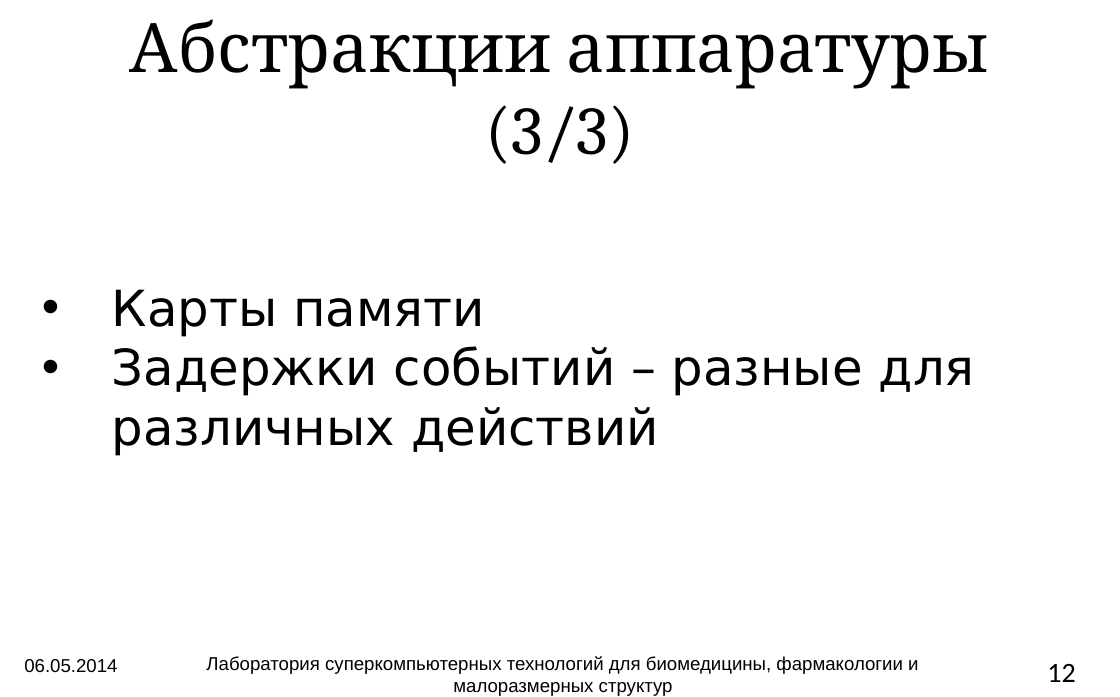
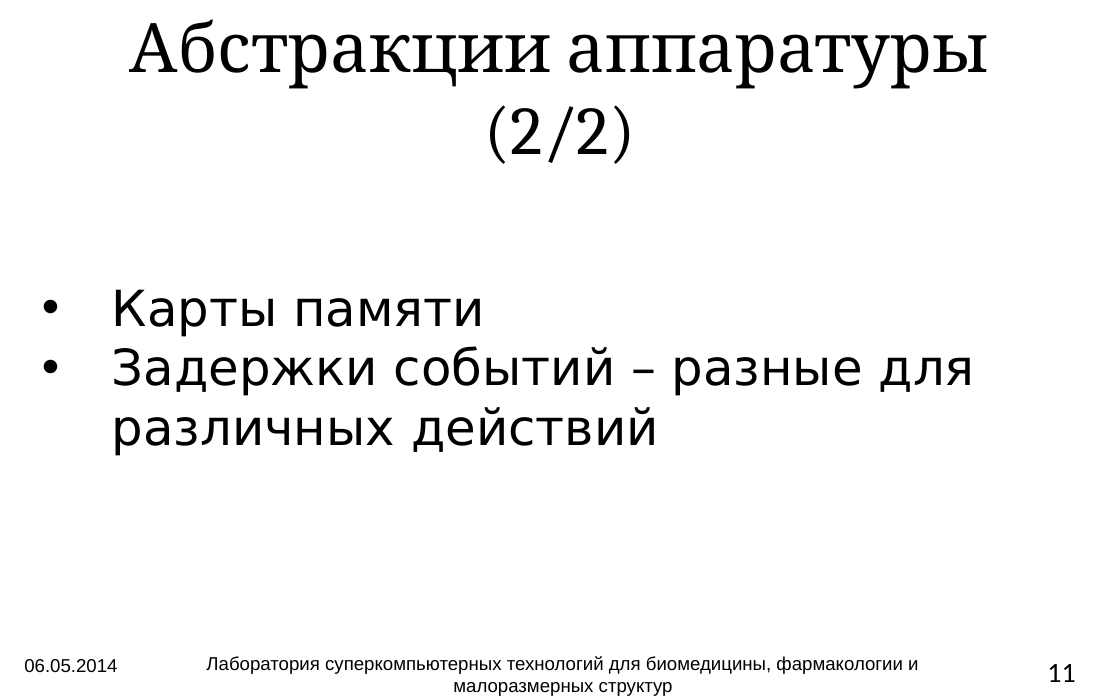
Before and after one commit to atakua/simlectures-archive, a slide deck: slide 11 of lecture12-languages/lecture12-languages.pptx (slide 12 before the commit). Drawn at 1120x697 pixels with LibreOffice and Linux fonts; fonts in the diff are those of the drawing; background and template pictures are left out. Boxes give left, top, right and bottom in pixels: in the first picture for what was removed or moved away, otherwise in the second. Text is boxed around its words. In the diff, an @@ line names an element or a change of style, - is before the commit and + after.

```diff
--- a/lecture12-languages/lecture12-languages.pptx
+++ b/lecture12-languages/lecture12-languages.pptx
@@ title at <box>130,19,989,164</box>: text changed @@
-Абстракции аппаратуры (3/3)
+Абстракции аппаратуры (2/2)
@@ page number at <box>1047,664,1075,682</box>: text changed @@
-12
+11
```
Also in this commit, not shown: 3 other slides changed, 1 slide removed, 3 other files.
